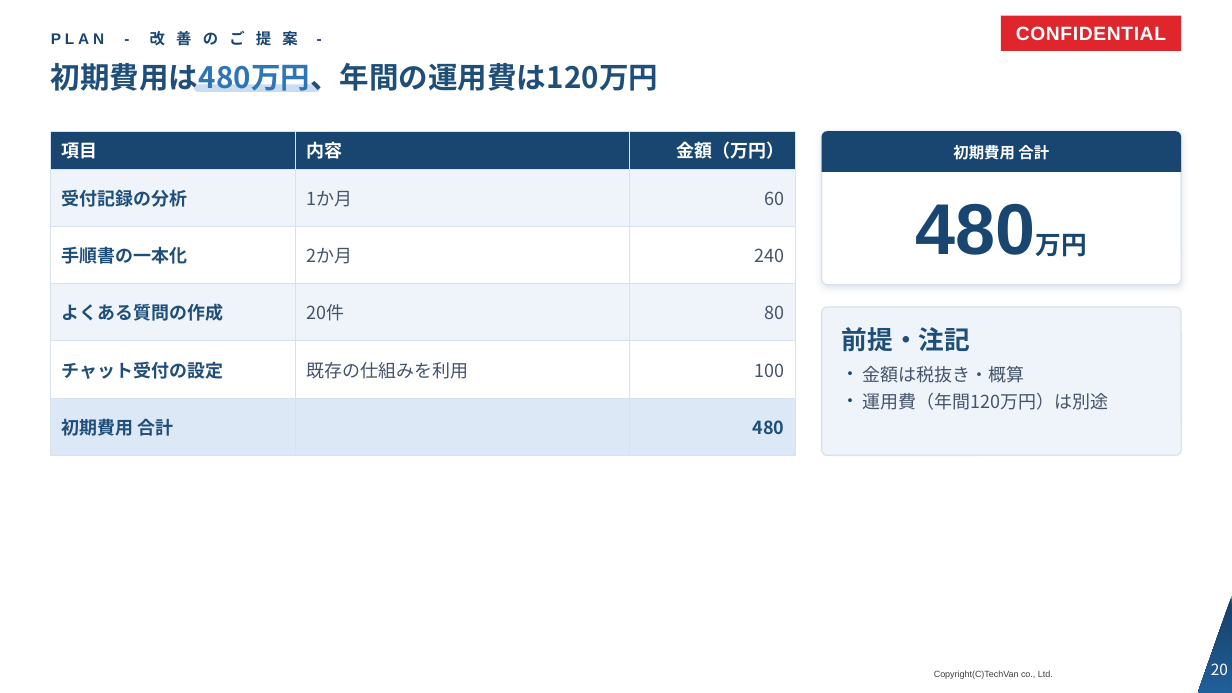
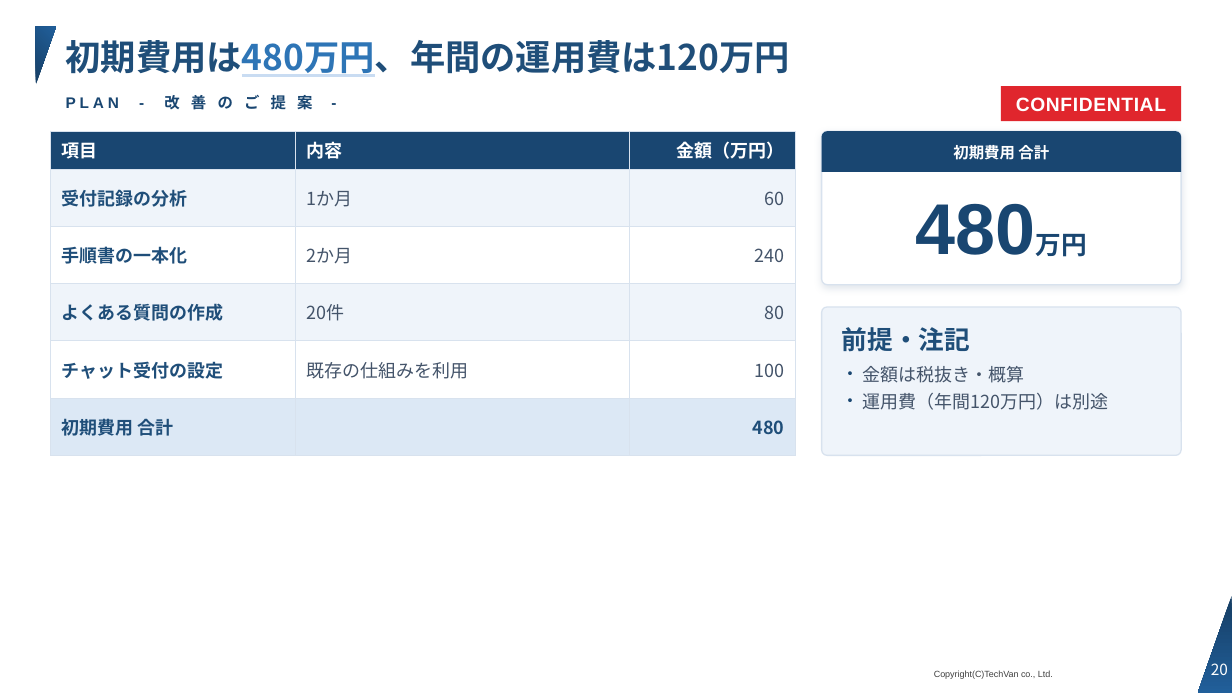
Before and after one commit to Kishi-Satoshi/slide-techvan-dist, a slide deck: slide 20 of plugins/slide-techvan/skills/slide-techvan/examples/catalog-techvan.pptx. Drawn at 1232x693 pixels with LibreOffice and Linux fonts; fonts in the diff are those of the drawing; background and template pictures are left out. Boxes give left, top, right and bottom in pixels: in the first picture for what was removed or moved away, otherwise in the second. Text is boxed around its words. In the diff, an @@ line names an element or a change of style, - is before the commit and + after.

```diff
--- a/plugins/slide-techvan/skills/slide-techvan/examples/catalog-techvan.pptx
+++ b/plugins/slide-techvan/skills/slide-techvan/examples/catalog-techvan.pptx
@@ right triangle added at <box>36,27,56,85</box>, fill gradient #163E64 to #215F9A @@
@@ title "初期費用は480万円、年間の運用費は120万円": place and size @@
-title "初期費用は480万円、年間の運用費は120万円" at <box>51,63,658,92</box>
+title "初期費用は480万円、年間の運用費は120万円" at <box>66,40,790,77</box>
@@ title "初期費用は480万円、年間の運用費は120万円" at <box>66,40,790,77</box>: size 23 to 27.5 pt; underline on in "初期費用は480万円、年間の運用費は120万円" @@
@@ rounded rectangle removed at <box>194,84,321,91</box> @@
@@ rectangle "CONFIDENTIAL": place and size @@
-rectangle "CONFIDENTIAL" at <box>1001,16,1181,51</box>
+rectangle "CONFIDENTIAL" at <box>1001,86,1181,121</box>
@@ text "PLAN - 改 善 の ...": place and size @@
-text "PLAN - 改 善 の ..." at <box>51,29,297,49</box>
+text "PLAN - 改 善 の ..." at <box>66,93,312,113</box>
```
Also in this commit, not shown: 21 other slides changed, 24 other files.
